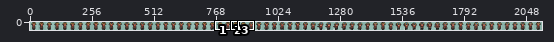
Two states of a sprite sheet, assets/player/player_sheet.png. The picture above shows the old version from afar; the outline marks the close-up.
Close-up. Before the commit:
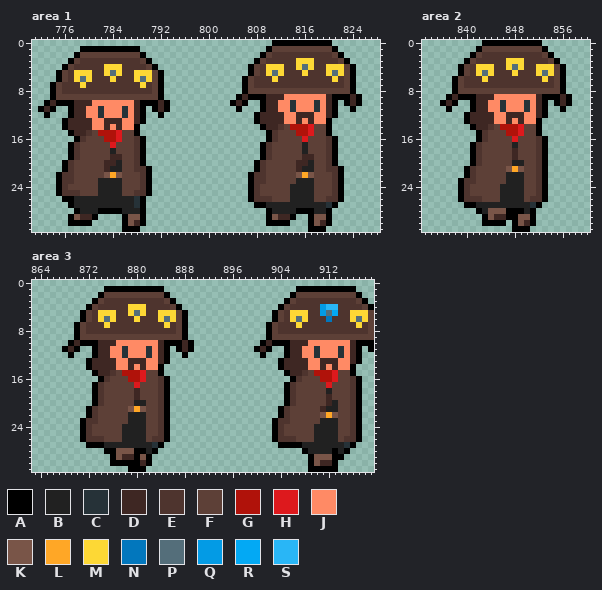
The file is 2112x32 pixels. Shown: area 1: x 771..828, y 0..31; area 2: x 833..860, y 0..31; area 3: x 863..919, y 0..31. The wide view leaves out empty margins. The commit also changed other parts of the picture, which this record leaves out.
Palette (. is transparent): A #000000  B #212121  C #263238  D #3e2723  E #4e342e  F #5d4037  G #b0120a  H #dd191d  J #ff8a65  K #795548  L #ffa726  M #fdd835  N #0277bd  P #546e7a  Q #039be5  R #03a9f4  S #29b6f6
Pixels before, area 1, first column x 772:
 0 .......................................AAAAAAAAAA.....
 1 .......AAAAAAAAAA.....................AFFFFFFFFFFA....
 2 ......AFFFFFFFFFFA...................AFEEEEEEEEEEFA...
 3 .....AFEEEEEEEEEEFA.................AFEEEEEMMMEEEEFA..
 4 ....AFEEEEEMMMEEEEFA...............AFEMMMEEMPMEEMMMFA.
 5 ...AFEMMMEEMPMEEMMMFA..............AFEMPMEEEMEEEMPMFA.
 6 ...AFEMPMEEEMEEEMPMFA.............AFEEEMEEEEEEEEEMEFA.
 7 ..AFEEEMEEEEEEEEEMEFA.............AFEEEEEEEEEEEEEEEFA.
 8 ..AFEEEEEEEEEEEEEEEFA.............AFFFFFFFFFFFFFFFFFA.
 9 ..AFFFFFFFFFFFFFFFFFA............ADAAADDDJJJJJJJDAAADA
10 .ADAAADDDJJJJJJJDAAADA..........ADA..ADDJJCJJJCJDA.ADA
11 ADA..ADDJJCJJJCJDA.ADA...........A...ADDJJCJJJCJDA..A.
12 .A...ADDJJCJJJCJDA..A...............ADDDDJJDDDJJDA....
13 ....ADDDDJJDDDJJDA..................ADDDDJJDJDJJA.....
14 ....ADDDDJJDJDJJA....................ADDEFGGGHFFA.....
15 .....ADDEFGGGHFFA.....................AEFFFGGHFFA.....
16 ......AEFFFGGHFFEA....................AEFFFFHFFFEA....
17 .....AEFFFFFHFFFEA...................AEFFFFFBFFFEA....
18 .....AEFFFFFBFFFEA...................AEFFFFFBFFFEA....
19 .....AEFFFFFDDFFEA...................AEFFFFFDDFFEA....
20 ....AEFFFFFDDBFFEA..................AEFFFFFDDBFFEA....
21 ....AEFFFFFDBBFFEEA.................AEFFFFFDBBFFEEA...
22 ...AEEFFFFFKLKFFFEA................AEEFFFFFKLKFFFEA...
23 ...AEEFFFFBBBBFFFEA................AEEFFFFFBBBFFFEA...
24 ...AEFFFFFBBBBFFFEA................AEFFFFFBBBBFFFEA...
25 ...AEEEFFFBBBBFFEEA................AEFFFFFBBBBFFFEA...
26 ....AABBBBBBBBBBCA.................AEEEFFFBBBBFFEEA...
27 .....ABBBBBBBBBBCA..................AABBBBBBBBBBCA....
28 ......ABBBAAAABBBA....................ABBBBAAABBA.....
29 .....AKDDA....AKKA....................AKDDA..AKKA.....
30 .....AAAA.....AKDA....................AAAA...AKDA.....
31 ..............AAA............................AAA......
Pixels before, area 2, first column x 836:
 0 .......AAAAAAAAAA.....
 1 ......AFFFFFFFFFFA....
 2 .....AFEEEEEEEEEEFA...
 3 ....AFEEEEEMMMEEEEFA..
 4 ...AFEMMMEEMPMEEMMMFA.
 5 ...AFEMPMEEEMEEEMPMFA.
 6 ..AFEEEMEEEEEEEEEMEFA.
 7 ..AFEEEEEEEEEEEEEEEFA.
 8 ..AFFFFFFFFFFFFFFFFFA.
 9 .ADAAADDDJJJJJJJDAAADA
10 ADA..ADDJJCJJJCJDA.ADA
11 .A...ADDJJCJJJCJDA..A.
12 ....ADDDDJJDDDJJDA....
13 ....ADDDDJJDJDJJA.....
14 .....ADDEFGGGHFFA.....
15 ......AEFFFGGHFFA.....
16 ......AEFFFFHFFFEA....
17 .....AEFFFFFBFFFEA....
18 .....AEFFFFFDFFFEA....
19 .....AEFFFFFDFFFEA....
20 .....AEFFFFFBBFFEA....
21 ....AEFFFFFKLKFFEA....
22 ....AEFFFFFBBBFFEA....
23 ...AEEFFFFFBBBFFEA....
24 ...AEFFFFFBBBBFFEA....
25 ...AEFFFFFBBBBFFEA....
26 ...AEEEFFFBBBBFEEA....
27 ....AABBBBBBBBBCA.....
28 ......ABKKKAAABA......
29 .......AKDDAAKKA......
30 .......AAAA.AKDA......
31 ............AAA.......
Pixels before, area 3, first column x 868:
 1 .......AAAAAAAAAA......................AAAAAAAAAA...
 2 ......AFFFFFFFFFFA....................AFFFFFFFFFFA..
 3 .....AFEEEEEEEEEEFA..................AFEEEEEEEEEEFA.
 4 ....AFEEEEEMMMEEEEFA................AFEEEEEQSSEEEEFA
 5 ...AFEMMMEEMPMEEMMMFA..............AFEMMMEEQPREEMMMF
 6 ...AFEMPMEEEMEEEMPMFA..............AFEMPMEEENEEEMPMF
 7 ..AFEEEMEEEEEEEEEMEFA.............AFEEEMEEEEEEEEEMEF
 8 ..AFEEEEEEEEEEEEEEEFA.............AFEEEEEEEEEEEEEEEF
 9 ..AFFFFFFFFFFFFFFFFFA.............AFFFFFFFFFFFFFFFFF
10 .ADAAADDDJJJJJJJDAAADA...........ADAAADDDJJJJJJJDAAA
11 ADA..ADDJJCJJJCJDA.ADA..........ADA..ADDJJCJJJCJDA.A
12 .A...ADDJJCJJJCJDA..A............A...ADDJJCJJJCJDA..
13 ....ADDDDJJDDDJJDA..................ADDDDJJDDDJJDA..
14 ....ADDDDJJDJDJJA...................ADDDDJJDJDJJA...
15 .....ADDEFGGGHFFA....................ADDEFGGGHFFA...
16 ......AEFFFGGHFFEA....................AEFFFGGHFFEA..
17 .....AEFFFFFHFFFEA...................AEFFFFFHFFFEA..
18 .....AEFFFFFDFFFEA...................AEFFFFFBFFFEA..
19 .....AEFFFFFDFFFEA...................AEFFFFFDFFFEA..
20 .....AEFFFFFBBFFEA...................AEFFFFFDBFFEA..
21 ....AEFFFFFKLKFFEA..................AEFFFFFDBBFFEA..
22 ....AEFFFFFBBBFFEA..................AEFFFFFKLKFFEA..
23 ...AEEFFFFFBBBFFEA.................AEEFFFFFBBBFFEA..
24 ...AEFFFFFBBBBFFEA.................AEFFFFFBBBBFFEA..
25 ...AEFFFFFBBBBFFEA.................AEFFFFFBBBBFFEA..
26 ...AEEEFFFBBBBFEEA.................AEEEFFFBBBBFEEA..
27 ....AAABBBBBBBBCA...................AAAABBBBBBBCA...
28 .......AAKKKAABA........................ABBBBABA....
29 ........AKDDAKA..........................AKKKAA.....
30 ........AAAAADA..........................AKDDA......
31 ...........AAA...........................AAAAA......
After:
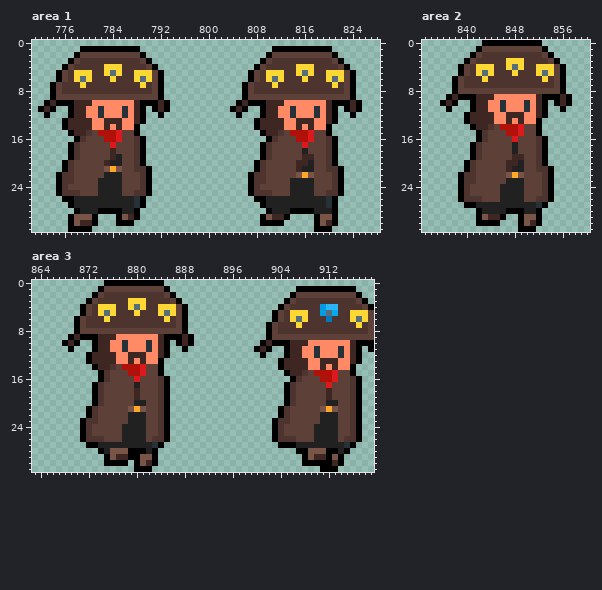
What changed:
Changed rows in their new state; - is an unchanged pixel.
Area 1:
first column x 777:
 0 ----------------------------------..........-----
 1 ---------------------------------.AAAAAAAAAA.----
 2 --------------------------------.AFFFFFFFFFFA.---
 3 -------------------------------.AF----EEE---FA.--
 4 ------------------------------.AFEEE---M---EEFA.-
 5 ----------------------------------M---MPM---M----
 6 -----------------------------.AF-MPM---M---MPM---
 7 ----------------------------------M---------M----
 8 -------------------------------EEEEEEEEEEEEEEE---
 9 ----------------------------.AFFFFFFFFFFFFFFFFFA.
10 ---------------------------.ADAA---D-J---J---A---
11 ---------------------------ADA----------------ADA
12 ----------------------------A--.A--J-CJJJC-----A-
13 ---------------------------------------D---DA----
14 -------------------------------AD--DJJDJDJJ------
15 --------------------------------ADDE-G-----------
16 --------------------------------------GGH--------
17 ---------------------------------------H---------
18 -------D-----------------------------------------
19 --------B----------------------------------------
20 -------B-----------------------------------------
21 ------KLK----------------------------------------
22 ------BBB----------------------------------------
23 -------------------------------------B-----------
25 --------------------------------EE---------E-----
26 ------------------------------.AABBBB----BBCA.---
27 -------------------------------.-----------------
28 -----------A.------------------------A-----BA----
29 --KK----AKDA.-------------------AKD-A.--.A-KA----
30 -KDDA---A-A..-------------------A---.---.AKDA----
31 AAAA-----...----------------------------.--A-----
Area 2:
first column x 839:
18 ---------B------
19 ----------D-----
20 -AEF----DD------
21 --------DBB---EA
22 AE------KLK--FEA
23 -------------FEA
24 -------------FEA
25 -------------FEA
26 ------------F-EA
27 ------------BCA-
28 -----BBB----BA--
29 ---AKD-A..A-KA--
30 ---A---.-.AKDA--
31 ---------.--A---
Area 3:
first column x 868:
 0 -------AAAAAAAAAA-----------------------------
 1 ------AFFFFFFFFFFA----------------------------
 2 -----AFEEEEEEEEEEFA---------------------------
 3 ----AFE----MMM---EFA--------------------------
 4 ---AFEMMM---P---MMMFA-------------------------
 5 -------P---EME---P----------------------------
 6 --AFE-EME---E---EME---------------------------
 7 -------E---------E----------------------------
 8 ----FFFFFFFFFFFFFFF---------------------------
 9 -ADAAADDDJJJJJJJDAAADA------------------------
10 ADA..---J-C---C---.---------------------------
11 .A.----------------.A.------------------------
12 -.--AD--D-JDDDJ-----.-------------------------
13 ------------J---A.----------------------------
14 ----.A--EFGGGHFF------------------------------
15 -----.AEF-F-----------------------------------
16 -----------FHF--------------------------------
17 ------------B---------------------------------
18 --------------------------------------------D-
20 --------------------------------------------B-
21 -------------------------------------------KLK
22 -------------------------------------------BBB
first column x 874:
27 B--------------------------------B-------
28 ABK--A---------------------------A-KKKA--
29 -AKD-A--KA------------------------AKDDAK-
30 -A---.-KDA------------------------A-AAADA
31 -----.--A--------------------------..----
